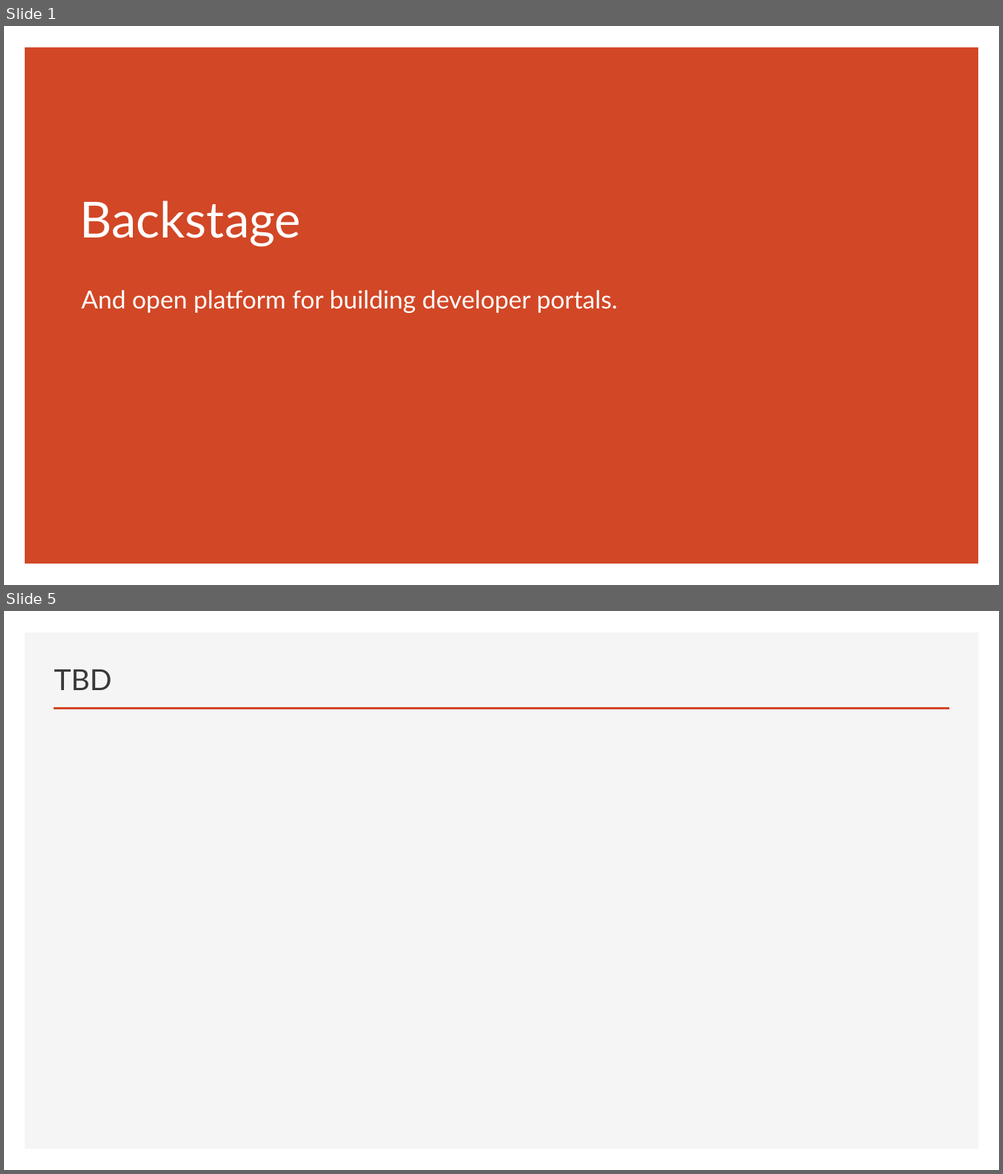
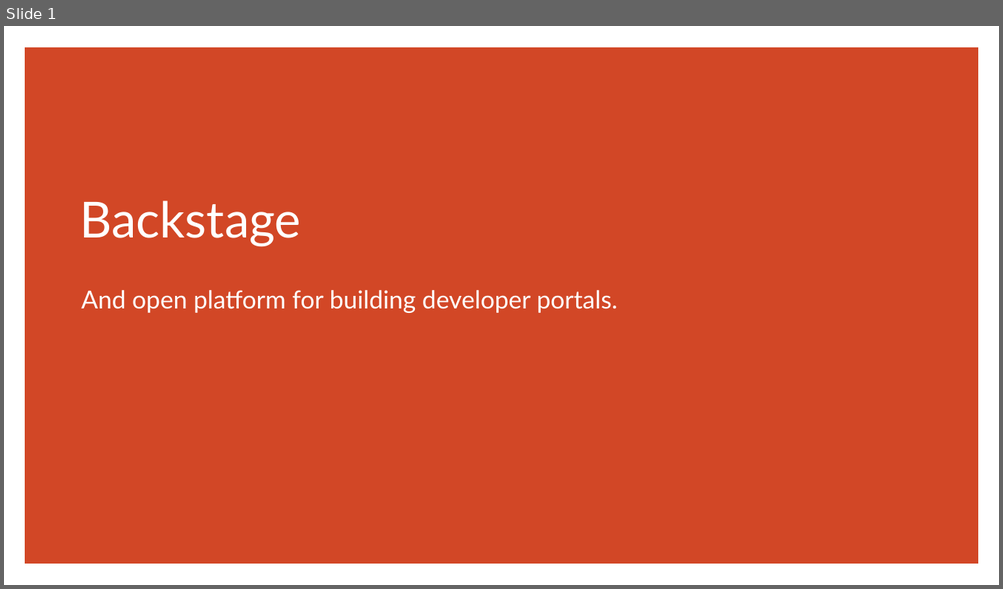
Before and after one commit to hieutnbk2011/backstage-demo, a slide deck: Backstage Presentation.pptx. Shown one above the other, each under a label of ours: slides 1 and 5 before the commit, slide 1 after it; the slides between them are not shown. The pictures are 1003x1174 and 1003x589 pixels, drawn with LibreOffice and Linux fonts; fonts in the diff are those of the drawing. Boxes give left, top, right and bottom in pixels: in the first picture for what was removed or moved away, otherwise in the second. Text is boxed around its words. In the diff, an @@ line names an element or a change of style, - is before the commit and + after.

```diff
--- a/Backstage Presentation.pptx
+++ b/Backstage Presentation.pptx
@@ slide 5 removed at bbox=[4, 611, 999, 1170], background #FFFFFF @@
@@ rectangle removed at bbox=[25, 632, 979, 1150] @@
@@ title removed at bbox=[54, 669, 112, 690] @@
-TBD
@@ line removed from (54, 709) to (949, 709) @@
```
Also in this commit, not shown: 2 slides changed, 2 slides added, 1 other slide removed.
